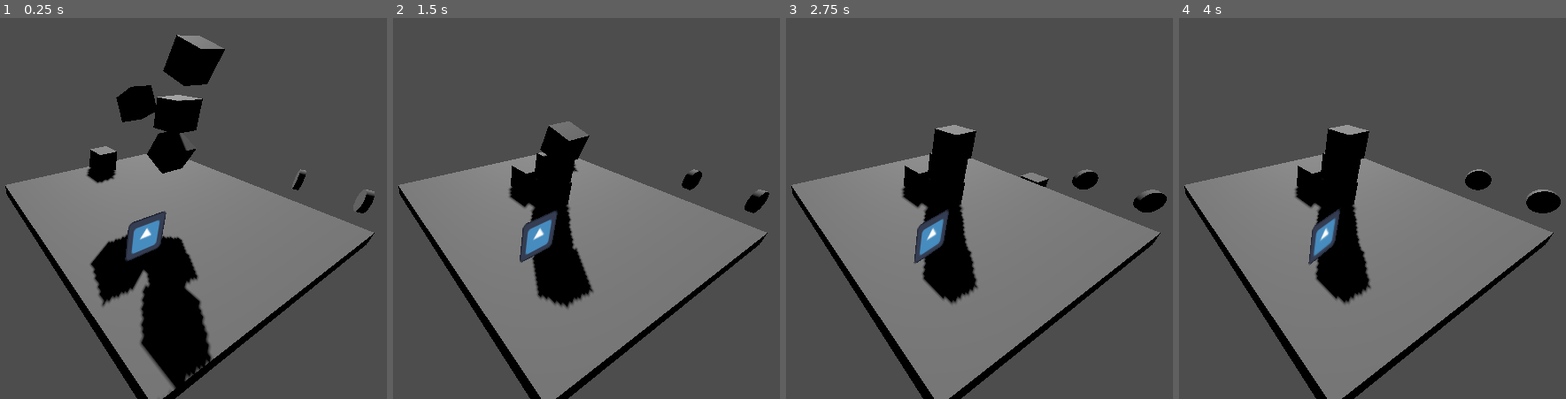
Above: before the commit, frames 1-4 (left to right).
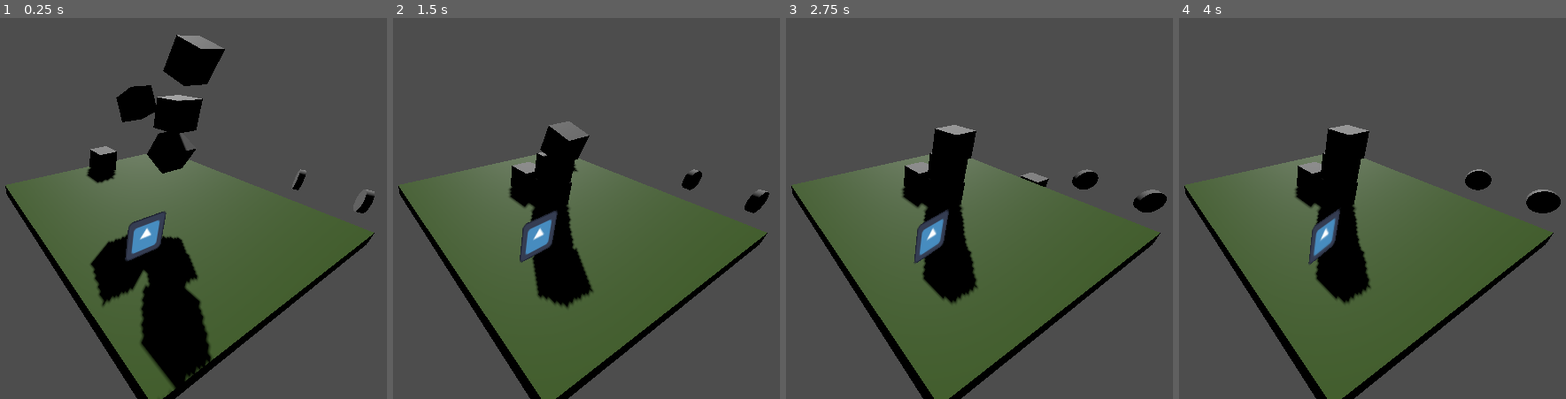
Above: after the commit, the same moments.

Repository: anaktas24/Godot-3D
Game: Godot game, scene res://level1.tscn
Two runs of this game, one before a commit and one after it. Both use one fixed random seed, a clock stepped at 60 frames per second and the inputs below. The engine's default icon, where the game draws it, is replaced by a stand-in: a white triangle on a blue panel in a dark square.
Inputs:
- Up to frame 1 (0.25 s): no input
- Up to frame 2 (1.5 s): tap Enter (ui_accept) at 0.5, 0.77 s; hold Right (ui_right) 0.53-1.28 s; hold Down (ui_down) from 1.28 s (still down)
- Up to frame 3 (2.75 s): tap Enter (ui_accept) at 1.52 s; release Down (ui_down) at 2.03 s; hold Right (ui_right) from 2.03 s (still down)
- Up to frame 4 (4 s): release Right (ui_right) at 2.78 s; hold Up (ui_up) 2.78-3.53 s; tap Enter (ui_accept) at 3.02, 3.77 s; hold Left (ui_left) from 3.53 s (still down)

The runs differ from the first frame. In frame 1, 25% of the frame differs, in the area x 1-97%, y 35-100%; in frame 2, 27%; in frame 3, 28%; in frame 4, 28%.

Commit message:
changed colors

Diff:
--- a/level1.tscn
+++ b/level1.tscn
@@ -6,7 +6,12 @@
 [ext_resource type="Script" path="res://Icon.gd" id="4_xnrw1"]
 [ext_resource type="PackedScene" uid="uid://b45vniaw68h4l" path="res://coin.tscn" id="5_b6ubc"]
 
+[sub_resource type="StandardMaterial3D" id="StandardMaterial3D_2dhjw"]
+albedo_color = Color(0.27451, 0.439216, 0.105882, 1)
+roughness = 0.73
+
 [sub_resource type="BoxMesh" id="BoxMesh_l07r7"]
+material = SubResource("StandardMaterial3D_2dhjw")
 size = Vector3(10, 0.5, 10)
 
 [sub_resource type="BoxShape3D" id="BoxShape3D_8umuy"]
Not shown: 1 places in level1.tscn that only renumber resources
